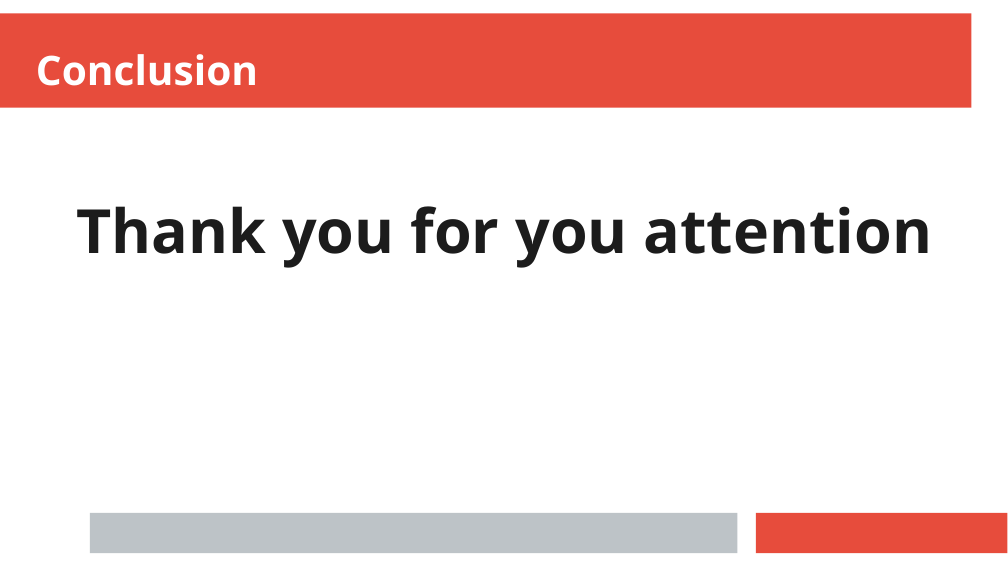
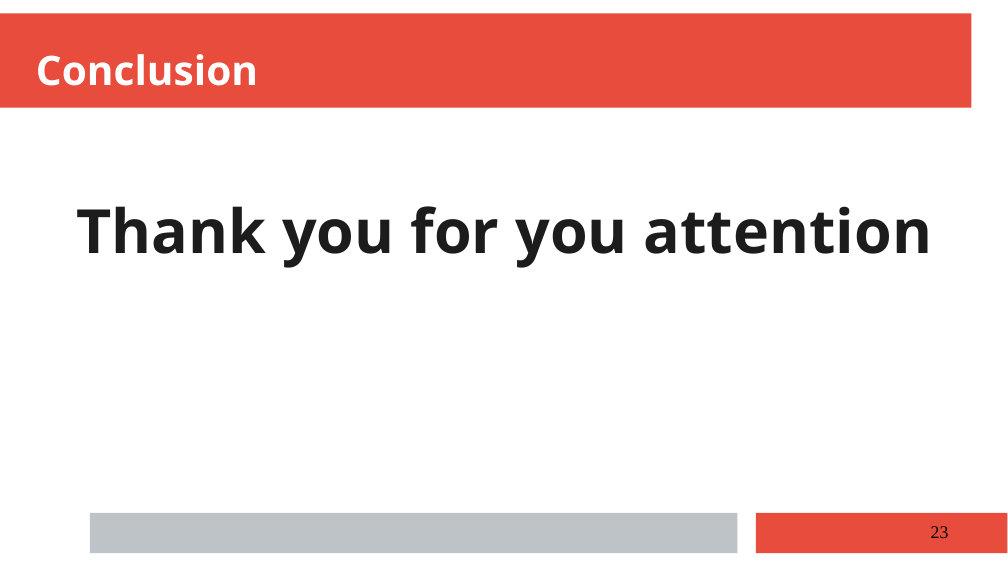
Before and after one commit to anisghaoui/A2, a slide deck: slide 23 of presentation_finale/prensent_A2_group_1.pptx. Drawn at 1008x567 pixels with LibreOffice and Linux fonts; fonts in the diff are those of the drawing. Boxes give left, top, right and bottom in pixels: in the first picture for what was removed or moved away, otherwise in the second. Text is boxed around its words. In the diff, an @@ line names an element or a change of style, - is before the commit and + after.

```diff
--- a/presentation_finale/prensent_A2_group_1.pptx
+++ b/presentation_finale/prensent_A2_group_1.pptx
@@ page number added at box(931, 526, 949, 538), 14 pt, text #000000 @@
+23
```
Also in this commit, not shown: 21 other slides changed, 5 other files.
